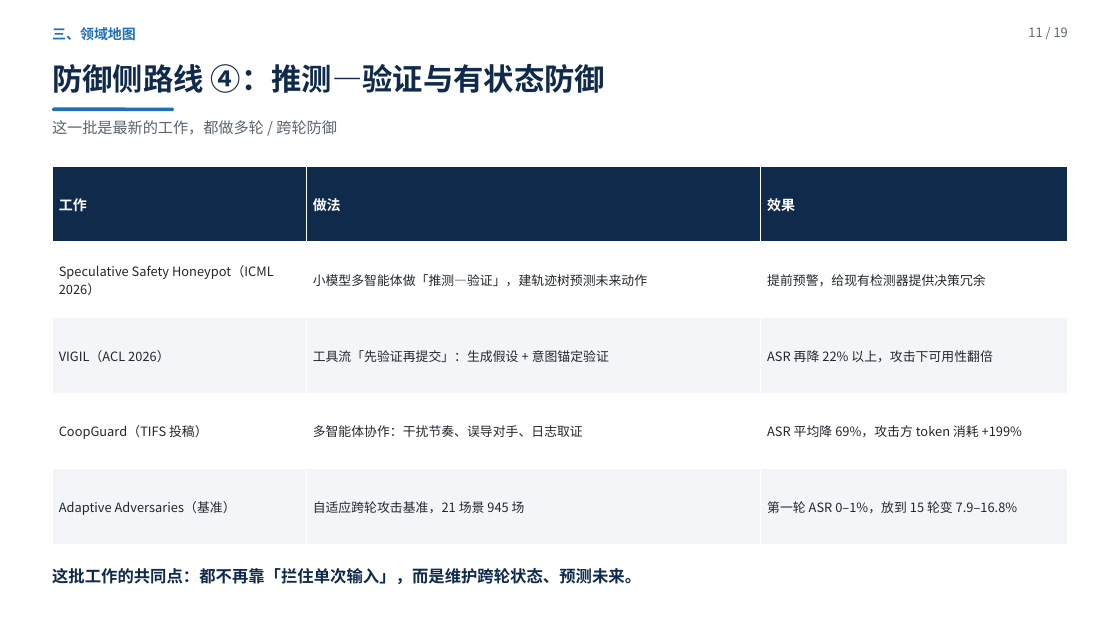
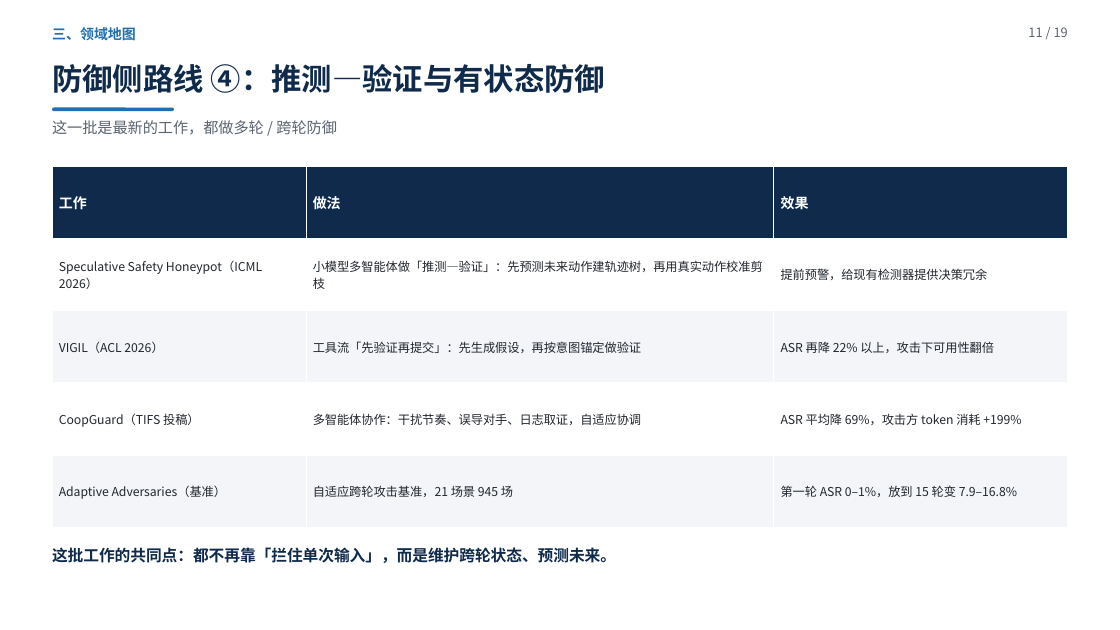
Before and after one commit to yiiiiiii1/multi-agent-remote-sensing, a slide deck: slide 11 of 阶段2-卫星多智能体防御/presentations/新方向调研汇报.pptx. Drawn at 1120x630 pixels with LibreOffice and Linux fonts; fonts in the diff are those of the drawing. Boxes give left, top, right and bottom in pixels: in the first picture for what was removed or moved away, otherwise in the second. Text is boxed around its words. In the diff, an @@ line names an element or a change of style, - is before the commit and + after.

```diff
--- a/阶段2-卫星多智能体防御/presentations/新方向调研汇报.pptx
+++ b/阶段2-卫星多智能体防御/presentations/新方向调研汇报.pptx
@@ table at [52,166,1068,528] @@
-row 2, column 2: 小模型多智能体做「推测—验证」，建轨迹树预测未来动作
+row 2, column 2: 小模型多智能体做「推测—验证」：先预测未来动作建轨迹树，再用真实动作校准剪枝
-row 3, column 2: 工具流「先验证再提交」：生成假设 + 意图锚定验证
+row 3, column 2: 工具流「先验证再提交」：先生成假设，再按意图锚定做验证
-row 4, column 2: 多智能体协作：干扰节奏、误导对手、日志取证
+row 4, column 2: 多智能体协作：干扰节奏、误导对手、日志取证，自适应协调
@@ size 11 to 10.5 pt in "Speculative Safety Honeypot（ICML 2026）", "提前预警，给现有检测器提供决策冗余", "VIGIL（ACL 2026）", "ASR 再降 22% 以上，攻击下可用性翻倍" and 5 more places @@
@@ text "这批工作的共同点：都不再靠「拦住单次输入」，而是维护跨轮状态、预测未来。": place and size @@
-text "这批工作的共同点：都不再靠「拦住单次输入」，而是维护跨轮状态、预测未来。" at [52,568,641,584]
+text "这批工作的共同点：都不再靠「拦住单次输入」，而是维护跨轮状态、预测未来。" at [52,547,616,563]
@@ text "这批工作的共同点：都不再靠「拦住单次输入」，而是维护跨轮状态、预测未来。" at [52,547,616,563]: size 14 to 13.5 pt @@
```
Also in this commit, not shown: 4 other files.
